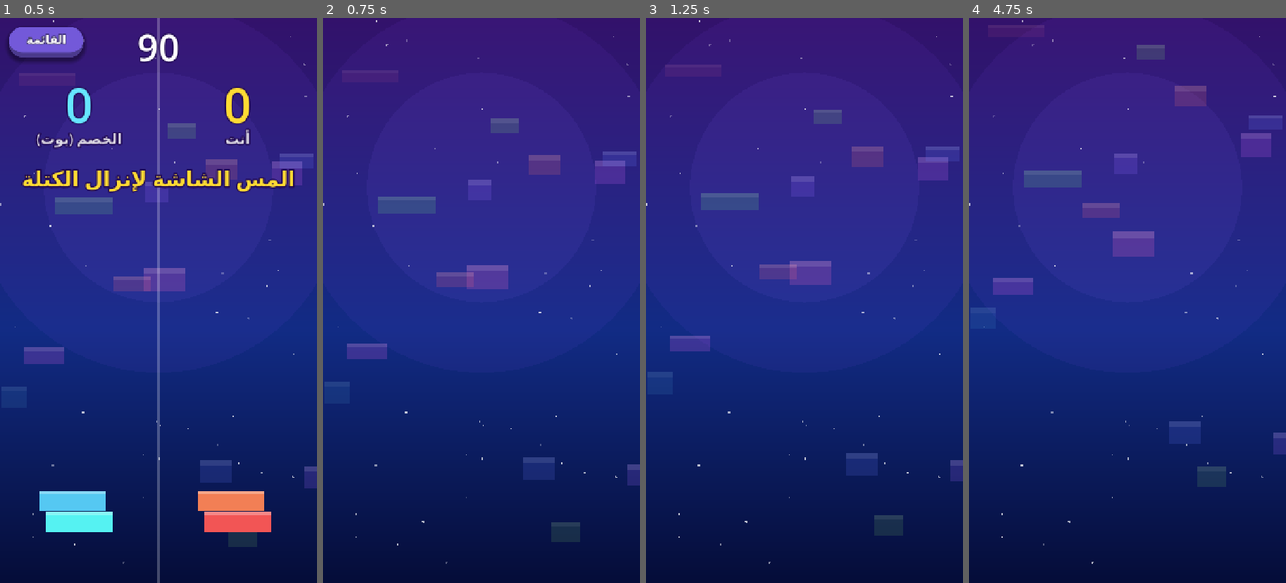
Above: before the commit, frames 1-4 (left to right).
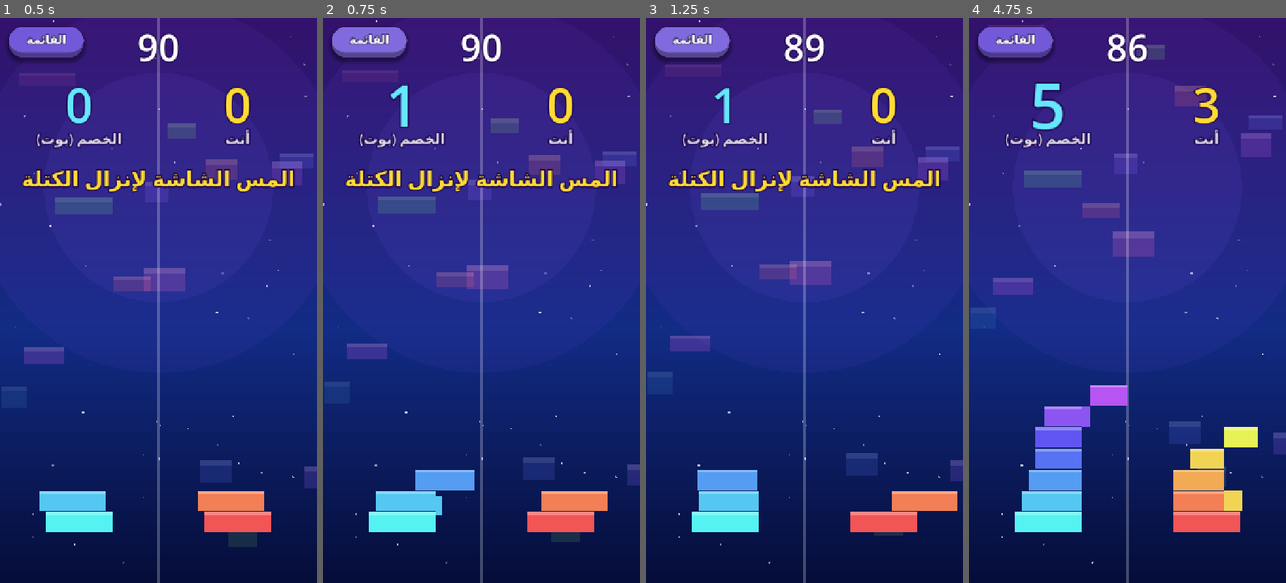
Above: after the commit, the same moments.

Repository: eab71334-web/TowerWars-ios
Game: Godot game, scene res://versus.tscn
Two runs of this game, one before a commit and one after it. Both use one fixed random seed, a clock stepped at 60 frames per second and the inputs below. This scene is started directly instead of the project's main scene.
Inputs (mouse positions are in pixels of both pictures, inside the frame that each line leads up to):
- Up to frame 1 (0.5 s): no input
- Up to frame 2 (0.75 s): click "القائمة" at 0.5 s
- Up to frame 3 (1.25 s): no input
- Up to frame 4 (4.75 s): click (1016, 40) at 1.25 s, where only the run after the commit has a clickable "القائمة"; click (1016, 40) at 2 s, where only the run after the commit has a clickable "القائمة"; move the mouse to (1197, 272) at 2.77 s; click (1197, 272) at 2.92 s; move the mouse to (1064, 328) at 3.52 s; click (1064, 328) at 3.67 s; move the mouse to (1159, 176) at 4.27 s; click (1159, 176) at 4.42 s

Frame 1 is identical in both runs. In frame 2, 9.1% of the frame differs, in the area x 2-93%, y 0-100%; in frame 3, 9.0%; in frame 4, 11%, in the area x 2-92%, y 0-100%.
Error before the commit: Invalid call. Nonexistent function 'go' in base 'CanvasLayer (ui.gd)'. (res://main_menu.gd:18)
Error after the commit: Invalid call. Nonexistent function 'go' in base 'CanvasLayer (ui.gd)'. (res://versus.gd:75)

Commit message:
Update versus.gd

Diff:
--- a/versus.gd
+++ b/versus.gd
@@ -72,7 +72,7 @@
 	var back := UI.button("القائمة", Color(0.45, 0.35, 0.85), 70, 26)
 	back.position = Vector2(20, 20)
 	back.size = Vector2(170, 70)
-	back.pressed.connect(func(): get_tree().change_scene_to_file("res://main_menu.tscn"))
+	back.pressed.connect(func(): UI.go("res://main_menu.tscn"))
 	ui.add_child(back)
 
 	_init_tower(player)
@@ -105,7 +105,7 @@
 	_spawn(t, START_W)
 
 func _color(t: Tower, i: int) -> Color:
-	return Color.from_hsv(fmod(t.hue + i * 0.045, 1.0), 0.65, 0.95)
+	return Data.block_color(i, t.hue)
 
 func _spawn(t: Tower, w: float) -> void:
 	t.cur_w = w
@@ -321,7 +321,7 @@
 	add_child(ov)
 	ov.build(title, reason, col, player.score, bot.score, "البوت", "العب مرة ثانية")
 	ov.again_pressed.connect(func(): get_tree().reload_current_scene())
-	ov.menu_pressed.connect(func(): get_tree().change_scene_to_file("res://main_menu.tscn"))
+	ov.menu_pressed.connect(func(): UI.go("res://main_menu.tscn"))
 
 func _draw() -> void:
 	draw_line(Vector2(TW, 0), Vector2(TW, vh), Color(1, 1, 1, 0.25), 3.0)
